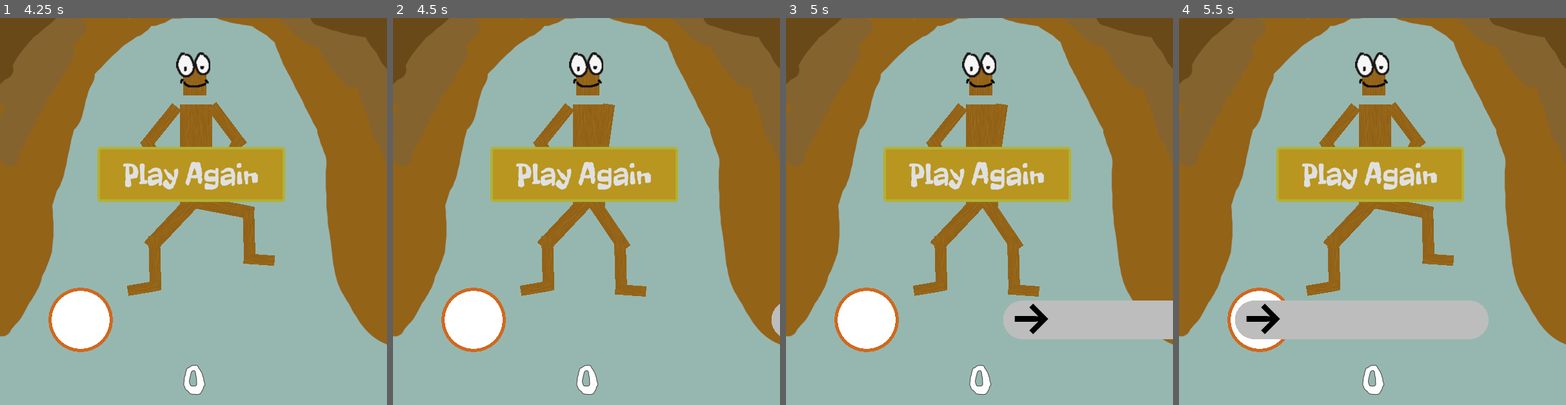
Above: before the commit, frames 1-4 (left to right).
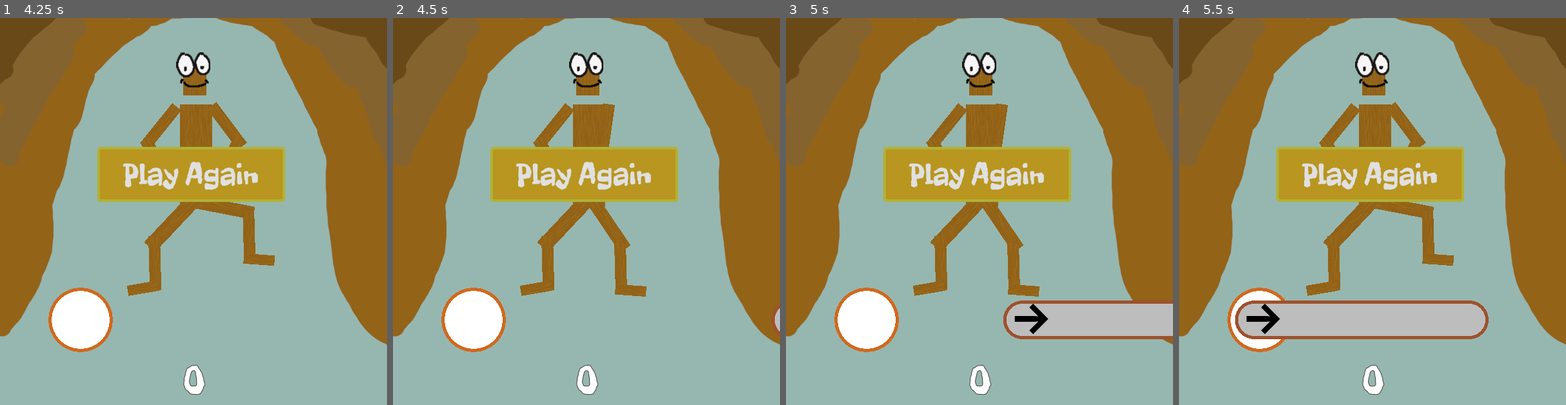
Above: after the commit, the same moments.

Repository: doctor-g/LD52
Game: Godot game, scene res://UI/MainMenuScreen.tscn
Same seed, same stepped clock (60 frames per second), same inputs: the game is played once before the commit and once after it. Sound files missing from this copy of the repository are replaced by a short silence.
Inputs:
- Up to frame 1 (4.25 s): click "Hootenanny" at 0.5 s; click "Play Again" at 1.25 s; click "Play Again" at 2 s; click "Play Again" at 2.75 s; hold Right (right) from 3.53 s (still down)
- Up to frame 2 (4.5 s): tap Enter at 4.25 s; release Right (right) at 4.28 s; hold S (down) from 4.28 s (still down)
- Up to frame 3 (5 s): keep holding S (down)
- Up to frame 4 (5.5 s): release S (down) at 5.03 s; hold Right (right) from 5.03 s (still down)

Frame 1 is identical in both runs. In frame 2, less than 0.1% of the frame differs, in the area x 97-100%, y 73-83%; in frame 3, 0.8%; in frame 4, 1.2%, in the area x 14-80%, y 73-83%.

Commit message:
Improve rendering with borders

Diff:
--- a/project/Song/HoldTarget.gd
+++ b/project/Song/HoldTarget.gd
@@ -118,6 +118,14 @@
 			color = Color.green
 
 	var width := (end_time - start_time) * Globals.pixels_per_second
-	draw_rect(Rect2(0, -radius, width, radius*2), color)
-	draw_circle(Vector2.ZERO, radius, color)
-	draw_circle(Vector2(width, 0), radius, color)
+	var border := 5.0
+	var border_color := Color.sienna
+
+	draw_circle(Vector2.ZERO, radius, border_color)
+	draw_circle(Vector2.ZERO, radius-border, color)
+
+	draw_circle(Vector2(width, 0), radius, border_color)
+	draw_circle(Vector2(width, 0), radius-border, color)
+
+	draw_rect(Rect2(0, -radius, width, radius*2), border_color)
+	draw_rect(Rect2(0, -radius+border, width, (radius-border)*2), color)
